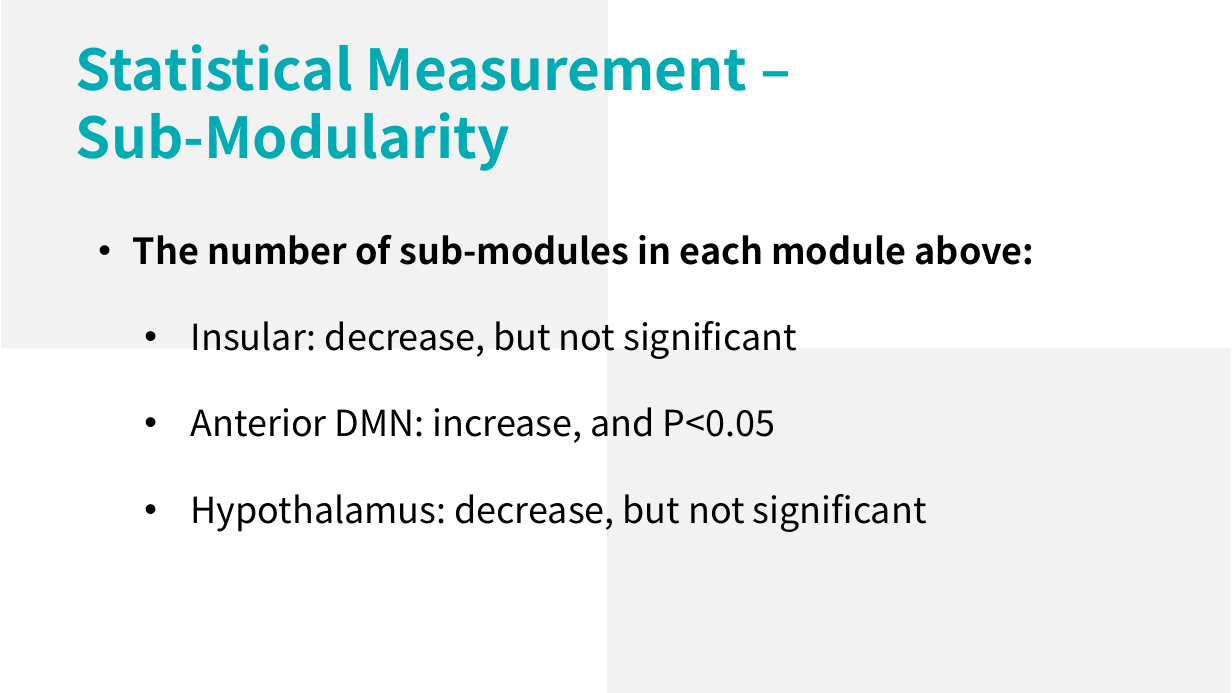
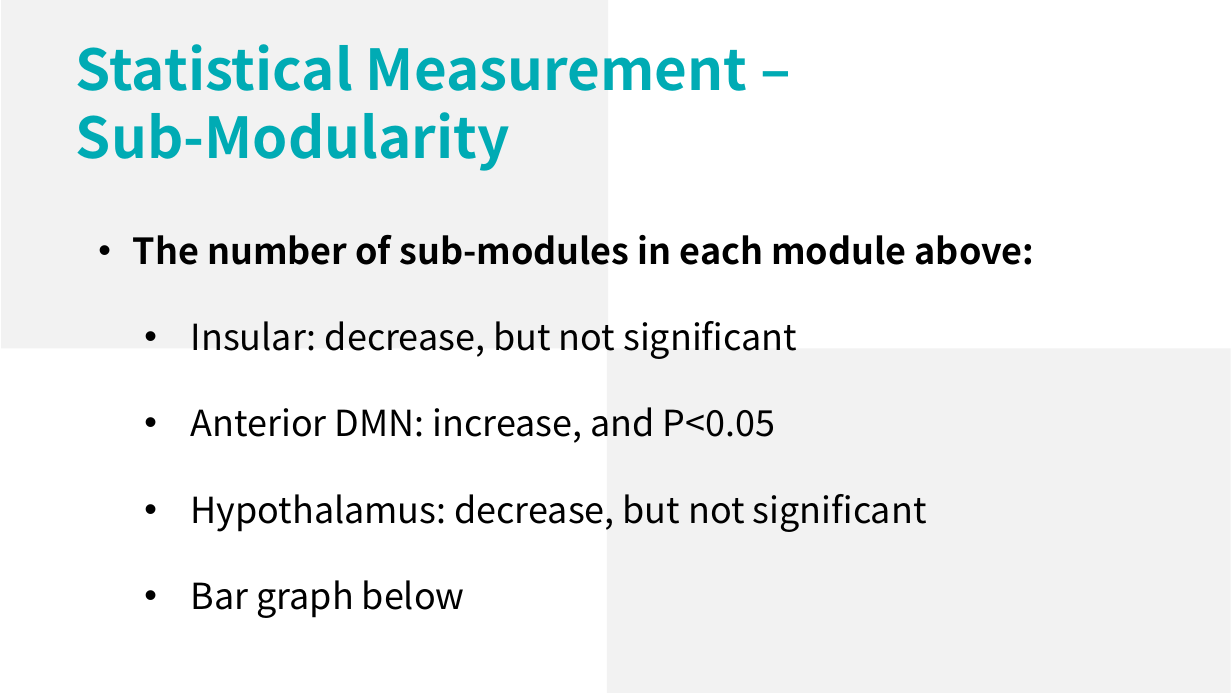
Before and after one commit to lsyoath/sheepy, a slide deck: slide 12 of Work/CurrentResults.pptx. Drawn at 1232x693 pixels with LibreOffice and Linux fonts; fonts in the diff are those of the drawing. Boxes give left, top, right and bottom in pixels: in the first picture for what was removed or moved away, otherwise in the second. Text is boxed around its words. In the diff, an @@ line names an element or a change of style, - is before the commit and + after.

```diff
--- a/Work/CurrentResults.pptx
+++ b/Work/CurrentResults.pptx
@@ text at (191, 580, 465, 618): paragraph added @@
+  • Bar graph below
```
Also in this commit, not shown: 5 other slides changed, 3 slides added, 2 other files.
